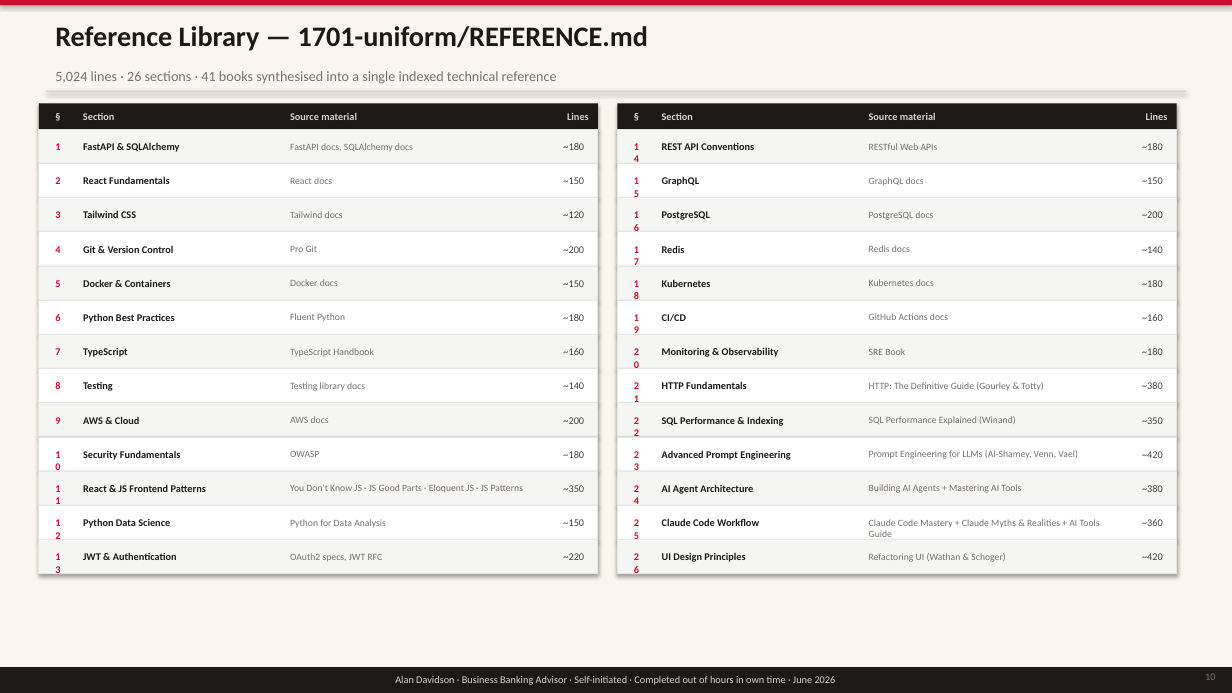
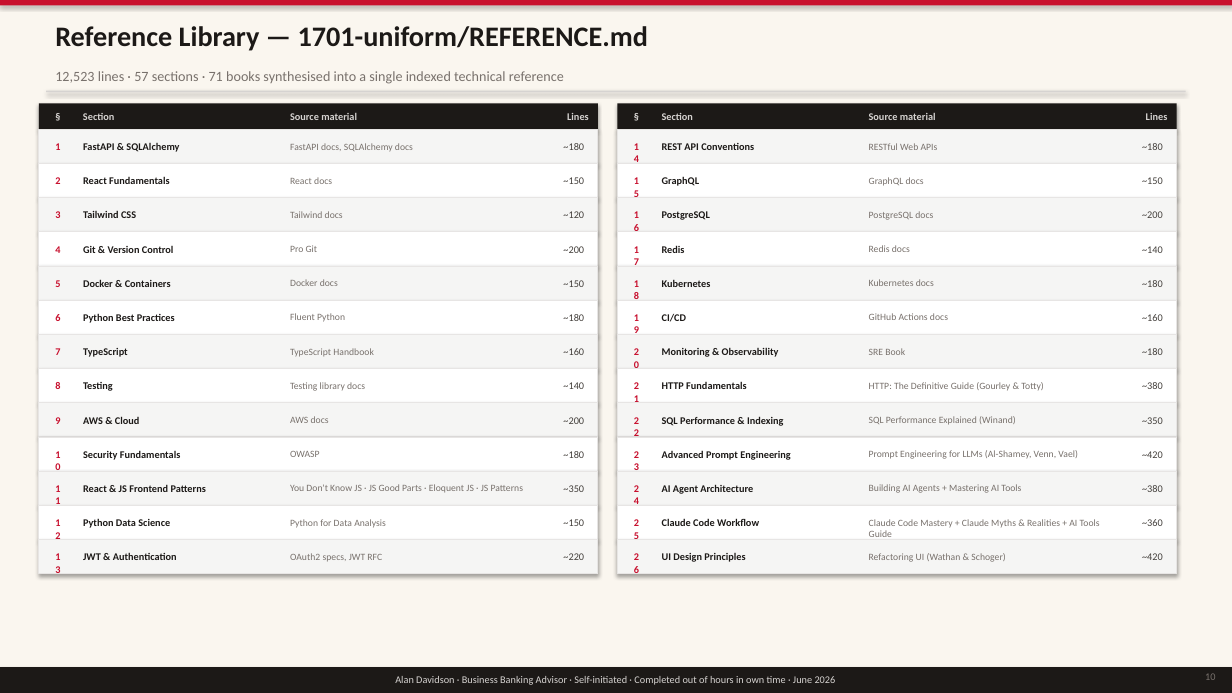
Before and after one commit to imscots-ui/santander, a slide deck: slide 10 of Santander_Project_Record.pptx. Drawn at 1232x693 pixels with LibreOffice and Linux fonts; fonts in the diff are those of the drawing. Boxes give left, top, right and bottom in pixels: in the first picture for what was removed or moved away, otherwise in the second. Text is boxed around its words. In the diff, an @@ line names an element or a change of style, - is before the commit and + after.

```diff
--- a/Santander_Project_Record.pptx
+++ b/Santander_Project_Record.pptx
@@ text at (55, 71, 564, 84): text changed @@
-5,024 lines · 26 sections · 41 books synthesised into a single indexed technical reference
+12,523 lines · 57 sections · 71 books synthesised into a single indexed technical reference
```
Also in this commit, not shown: 2 other slides changed, 2 other files.
